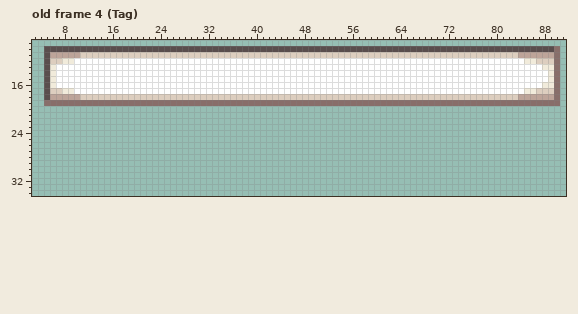
Edited in one commit: pixel-art file (ResourceFiles/NewDots/UI/UI_Medieval.aseprite). That is the earlier state.
96x48 pixels, 5 frames. Colours within 5 levels of each other are drawn and written as one. Shown: old frame 4 (Tag): x 3..91, y 9..34. The commit also changed other frames, which this record leaves out.
And afterwards:
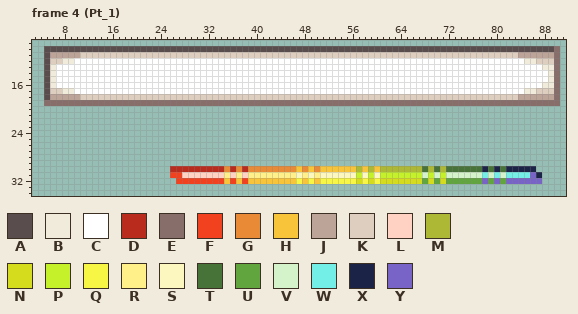
Palette (. is transparent): A #594d4d  B #f1ebdb  C #ffffff  D #b92b1d  E #886e6a  F #f1411f  G #e88a36  H #f8c53a  J #bda499  K #ddcebf  L #ffd2c3  M #adb834  N #d5dc1d  P #c4f129  Q #f8f644  R #fff089  S #fcf7be  T #477238  U #61a53f  V #d4f3ca  W #73efe8  X #1b2447  Y #7864c6
A new or re-ordered frame is compared with the old frame closest to it.
Edits made:
{"change": "frames 5 -> 15"}
{"where": "frame 4 (Pt_1) is new; against old frame 4 (Tag), layer \"Layer 4\""}
{"frame":4,"y":30,"x":26,"old":".............................................................","new":"DDDDDDDDDGDGDGGGGGGGGHGHGHHHHHHMHMHMMMMMMMTMTMTTTTTTXTXTXXXXX"}
{"frame":4,"y":31,"x":26,"old":"..............................................................","new":"FFLLLLLLLRLRLRRRRRRRRSRSRSSSSSSPSPSPPPPPPPVPVPVVVVVVWVWVWWWWYX"}
{"frame":4,"y":32,"x":27,"old":".............................................................","new":"FFFFFFFFHFHFHHHHHHHHQHQHQQQQQQNQNQNNNNNNNUNUNUUUUUUYUYUYYYYYY"}
{"label":"added","picture_box":[170,166,542,184]}
